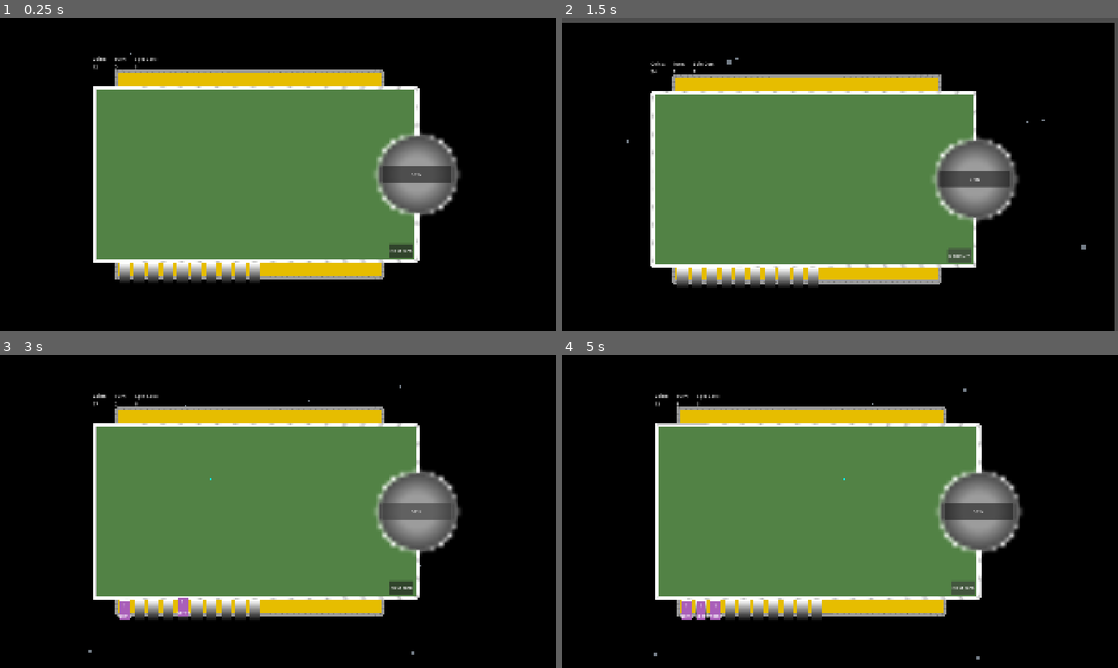
Above: before the commit, frames 1-4 (two rows, left to right).
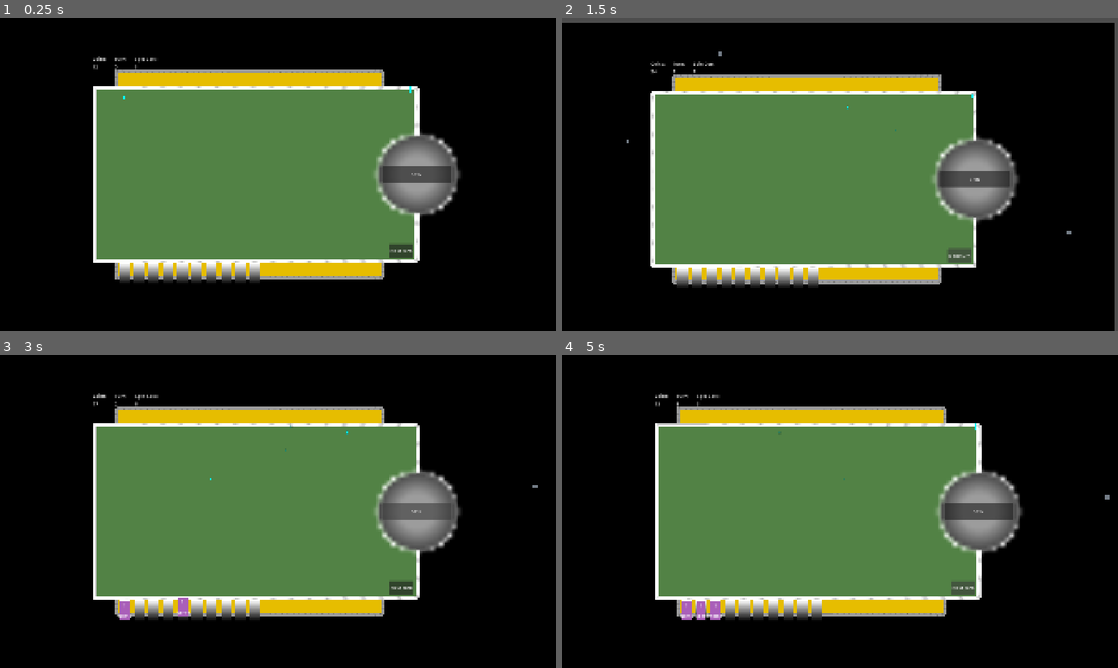
Above: after the commit, the same moments.

Repository: ArmanKianian/Untitled
Game: Godot game, scene res://scenes/game.tscn
Two runs of this game, one before a commit and one after it. Both use one fixed random seed, a clock stepped at 60 frames per second and the inputs below.
Inputs:
- Up to frame 1 (0.25 s): no input
- Up to frame 2 (1.5 s): click "Next turn" at 0.5 s; click "Next turn" at 1.25 s
- Up to frame 3 (3 s): click "SPIN" at 2 s; click "SPIN" at 2.75 s
- Up to frame 4 (5 s): click "SPIN" at 3.5 s; click "Next turn" at 4.25 s

The runs differ from the first frame. In frame 1, less than 0.1% of the frame differs, in the area x 22-74%, y 11-26%; in frame 2, less than 0.1%, in the area x 28-95%, y 10-74%; in frame 3, less than 0.1%; in frame 4, less than 0.1%.

Commit message:
particle update
just edited some settings

Diff:
--- a/scenes/game.tscn
+++ b/scenes/game.tscn
@@ -48,6 +48,21 @@
 fill_to = Vector2(0.51, 0.51)
 repeat = 2
 
+[sub_resource type="Gradient" id="Gradient_lbhrr"]
+offsets = PackedFloat32Array(0.9939759, 1)
+colors = PackedColorArray(0, 1, 1, 1, 0, 0, 0, 0)
+
+[sub_resource type="GradientTexture2D" id="GradientTexture2D_lbhrr"]
+gradient = SubResource("Gradient_lbhrr")
+width = 16
+fill = 1
+fill_from = Vector2(0.5, 0.5)
+fill_to = Vector2(0.47863248, 0.3846154)
+
+[sub_resource type="Curve" id="Curve_iywne"]
+_data = [Vector2(0, 0.764045), 0.0, 0.0, 0, 0, Vector2(1, 0), 0.0, 0.0, 0, 0]
+point_count = 2
+
 [node name="Game" type="Node2D" unique_id=1207240851]
 script = ExtResource("1_lbhrr")
 
@@ -60,7 +75,7 @@
 texture = SubResource("GradientTexture2D_yw4vu")
 
 [node name="CPUParticles2D2" type="CPUParticles2D" parent="Background" unique_id=1780919590]
-amount = 30
+amount = 10
 emission_shape = 3
 emission_rect_extents = Vector2(960, 540)
 gravity = Vector2(1000, 980)
@@ -123,12 +138,12 @@
 [node name="CPUParticles2D" type="CPUParticles2D" parent="." unique_id=506124351]
 position = Vector2(-76.5, -294)
 amount = 5
+texture = SubResource("GradientTexture2D_lbhrr")
 emission_shape = 3
 emission_rect_extents = Vector2(550.5, 0)
 gravity = Vector2(-100, 980)
-scale_amount_min = 2.0
-scale_amount_max = 3.0
-scale_amount_curve = SubResource("Curve_lbhrr")
+scale_amount_max = 2.5
+scale_amount_curve = SubResource("Curve_iywne")
 color = Color(0, 1, 1, 1)
 hue_variation_min = -1.0
 hue_variation_max = 1.0
